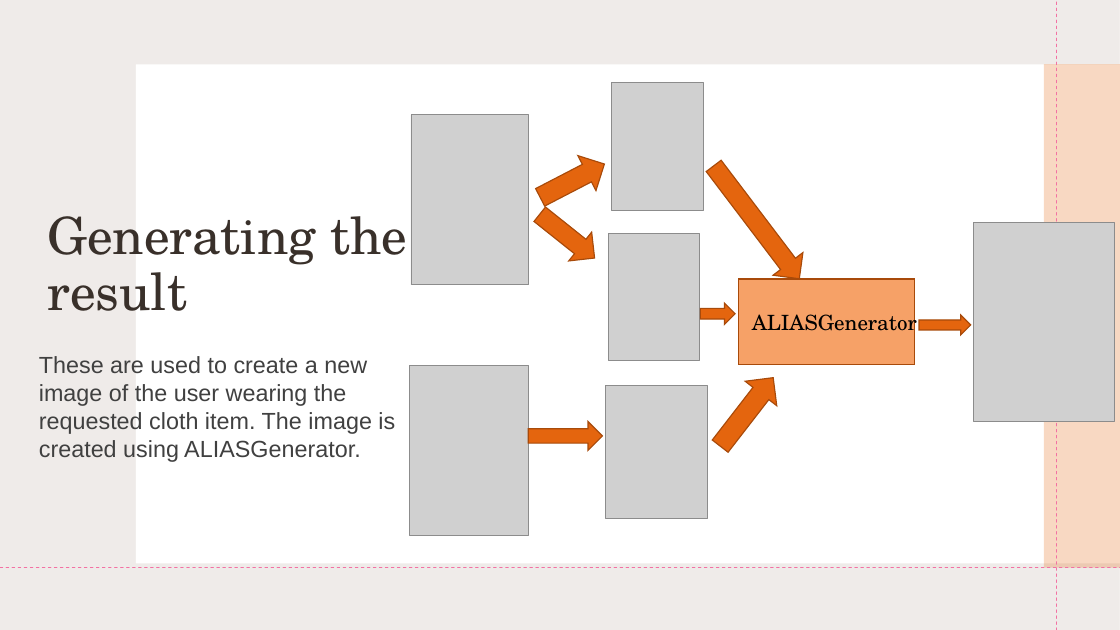
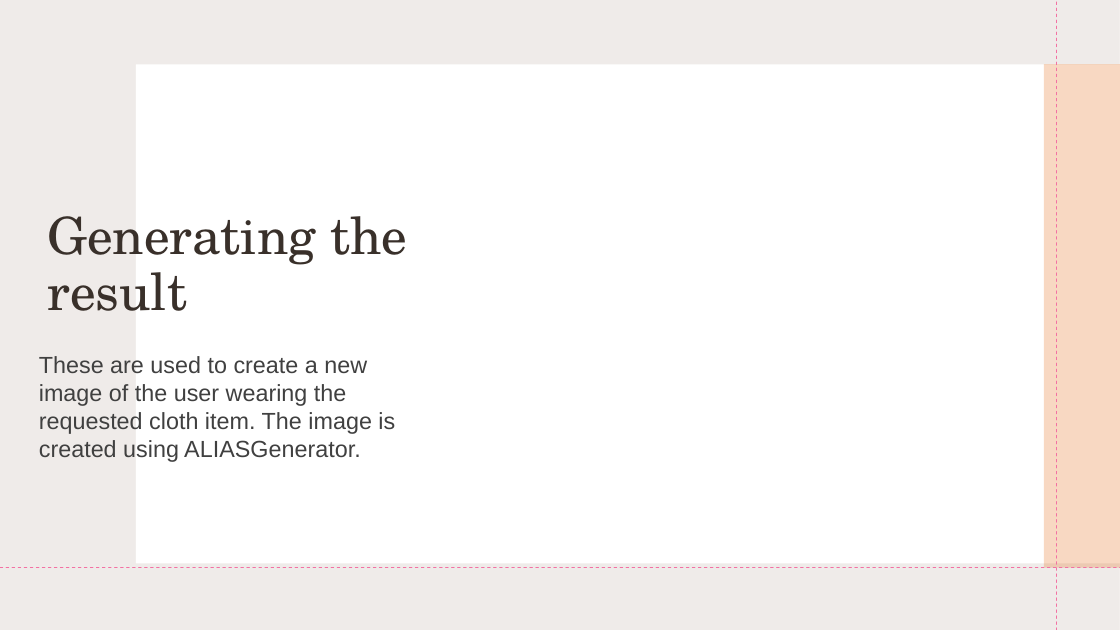
Before and after one commit to shirsneh/virtual_clothes_try_on_assistant, a slide deck: slide 15 of project presentation.pptx (slide 12 before the commit). Drawn at 1120x630 pixels with LibreOffice and Linux fonts; fonts in the diff are those of the drawing; grey boxes stand for pictures. Boxes give left, top, right and bottom in pixels: in the first picture for what was removed or moved away, otherwise in the second. Text is boxed around its words. In the diff, an @@ line names an element or a change of style, - is before the commit and + after.

```diff
--- a/project presentation.pptx
+++ b/project presentation.pptx
@@ picture removed at (x1=612, y1=82, x2=703, y2=211) @@
@@ picture removed at (x1=411, y1=115, x2=528, y2=285) @@
@@ right arrow removed at (x1=531, y1=147, x2=613, y2=215) @@
@@ right arrow removed at (x1=699, y1=154, x2=815, y2=290) @@
@@ right arrow removed at (x1=528, y1=200, x2=606, y2=273) @@
@@ picture removed at (x1=608, y1=234, x2=700, y2=360) @@
@@ picture removed at (x1=974, y1=222, x2=1114, y2=421) @@
@@ rectangle removed at (x1=739, y1=279, x2=915, y2=365) @@
@@ right arrow removed at (x1=701, y1=303, x2=735, y2=324) @@
@@ text removed at (x1=752, y1=309, x2=917, y2=336) @@
-ALIASGenerator
@@ right arrow removed at (x1=919, y1=315, x2=971, y2=335) @@
@@ picture removed at (x1=409, y1=365, x2=528, y2=535) @@
@@ picture removed at (x1=606, y1=386, x2=707, y2=519) @@
@@ right arrow removed at (x1=704, y1=366, x2=789, y2=459) @@
@@ right arrow removed at (x1=528, y1=422, x2=602, y2=450) @@
```
Also in this commit, not shown: 9 other slides changed, 3 slides added, 1 other file.
